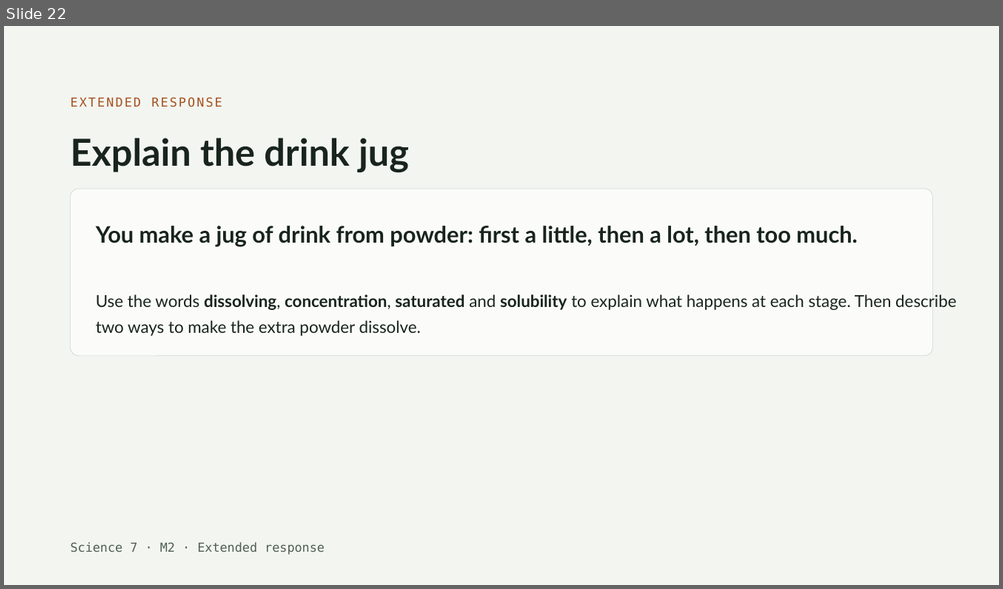
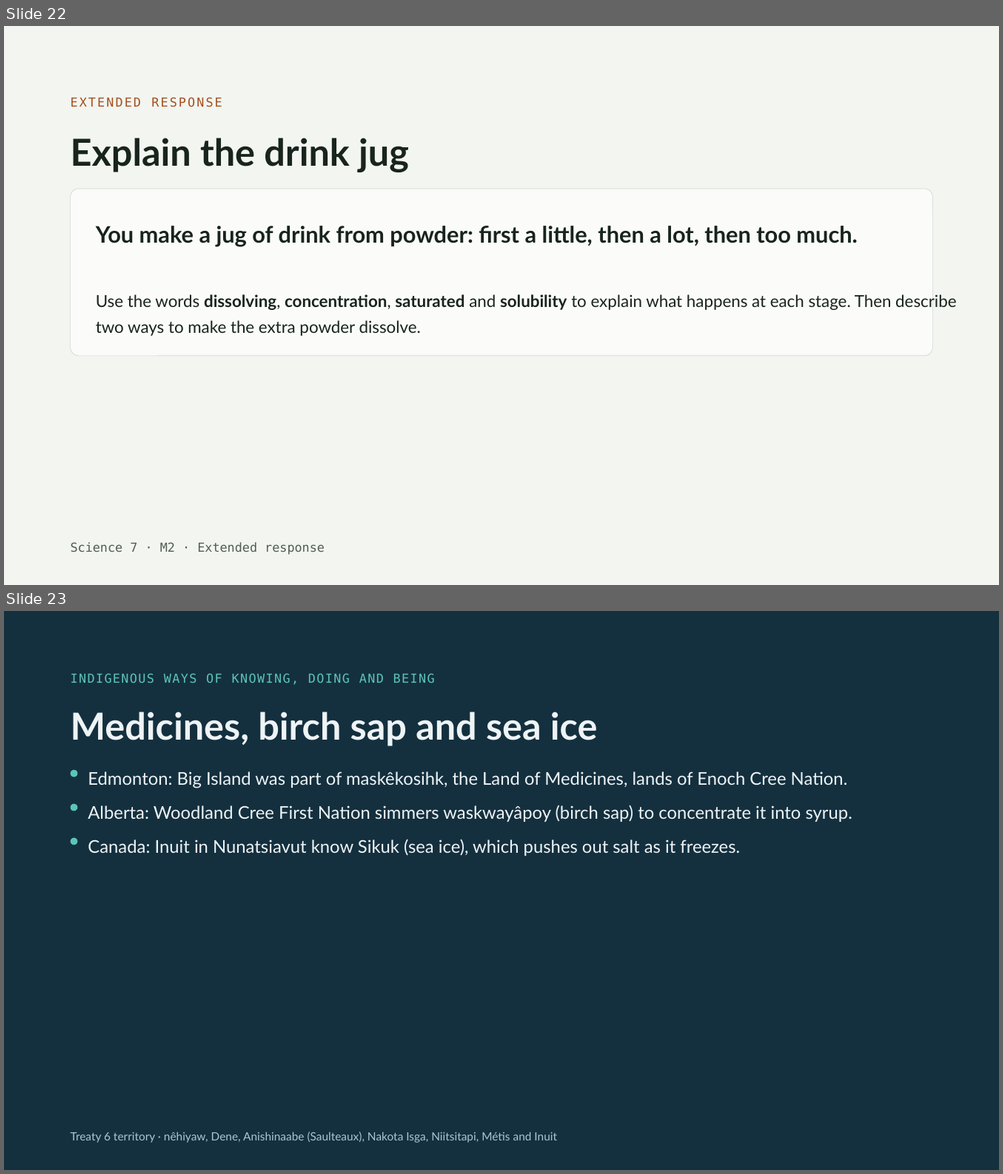
Before and after one commit to cebren/science-labs, a slide deck: science-starter-pack/slides/grade-7/solution-mixer-slides/solution-mixer-slides.pptx. Shown one above the other, each under a label of ours: slide 22 before the commit, slides 22 and 23 after it. The pictures are 1003x589 and 1003x1174 pixels, drawn with LibreOffice and Linux fonts; fonts in the diff are those of the drawing. Boxes give left, top, right and bottom in pixels: in the first picture for what was removed or moved away, otherwise in the second. Text is boxed around its words. In the diff, an @@ line names an element or a change of style, - is before the commit and + after.

```diff
--- a/science-starter-pack/slides/grade-7/solution-mixer-slides/solution-mixer-slides.pptx
+++ b/science-starter-pack/slides/grade-7/solution-mixer-slides/solution-mixer-slides.pptx
@@ slide 23 added at (4, 611, 999, 1170), background #14303F @@
@@ text added at (71, 673, 435, 684), 12 pt, text #5CC4B8 @@
+INDIGENOUS WAYS OF KNOWING, DOING AND BEING
@@ text added at (71, 712, 597, 746), 36 pt, text #EEF3F5, bold @@
+Medicines, birch sap and sea ice
@@ rounded rectangle added at (71, 770, 78, 777), fill #5CC4B8 @@
@@ text added at (88, 772, 848, 789), 17 pt, text #EEF3F5 @@
+Edmonton: Big Island was part of maskêkosihk, the Land of Medicines, lands of Enoch Cree Nation.
@@ rounded rectangle added at (71, 804, 78, 812), fill #5CC4B8 @@
@@ text added at (88, 805, 852, 822), 17 pt, text #EEF3F5 @@
+Alberta: Woodland Cree First Nation simmers waskwayâpoy (birch sap) to concentrate it into syrup.
@@ rounded rectangle added at (71, 838, 78, 846), fill #5CC4B8 @@
@@ text added at (88, 839, 740, 856), 17 pt, text #EEF3F5 @@
+Canada: Inuit in Nunatsiavut know Sikuk (sea ice), which pushes out salt as it freezes.
@@ text added at (71, 1132, 557, 1143), 11 pt, text #A9C6D3 @@
+Treaty 6 territory · nêhiyaw, Dene, Anishinaabe (Saulteaux), Nakota Isga, Niitsitapi, Métis and Inuit
```
Also in this commit, not shown: 15 other files.
